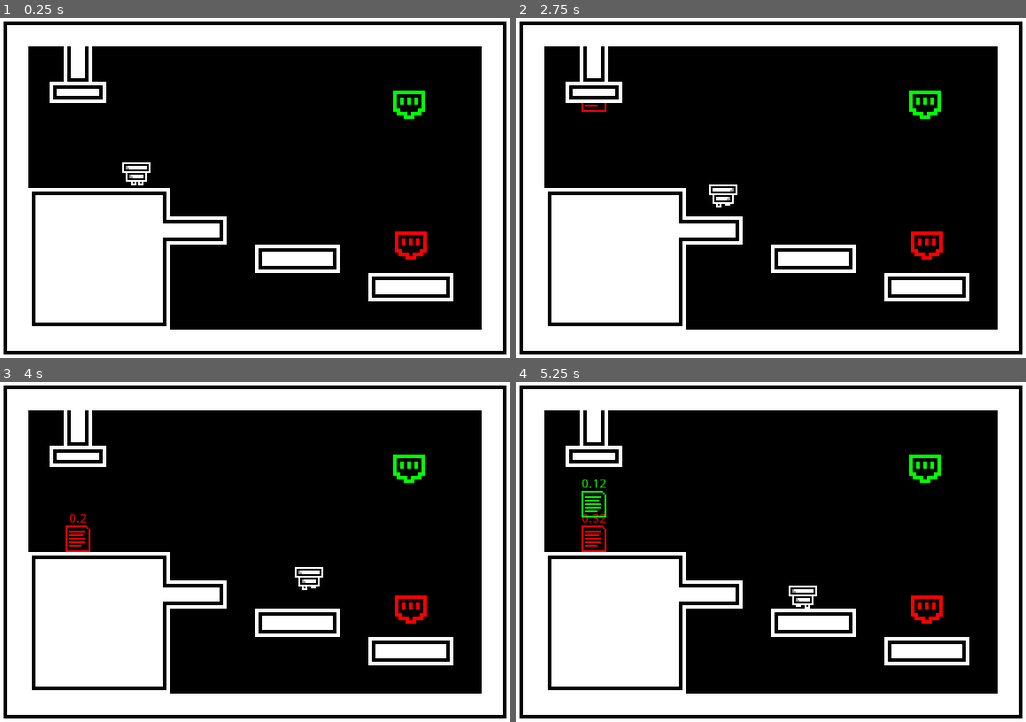
Above: before the commit, frames 1-4 (two rows, left to right).
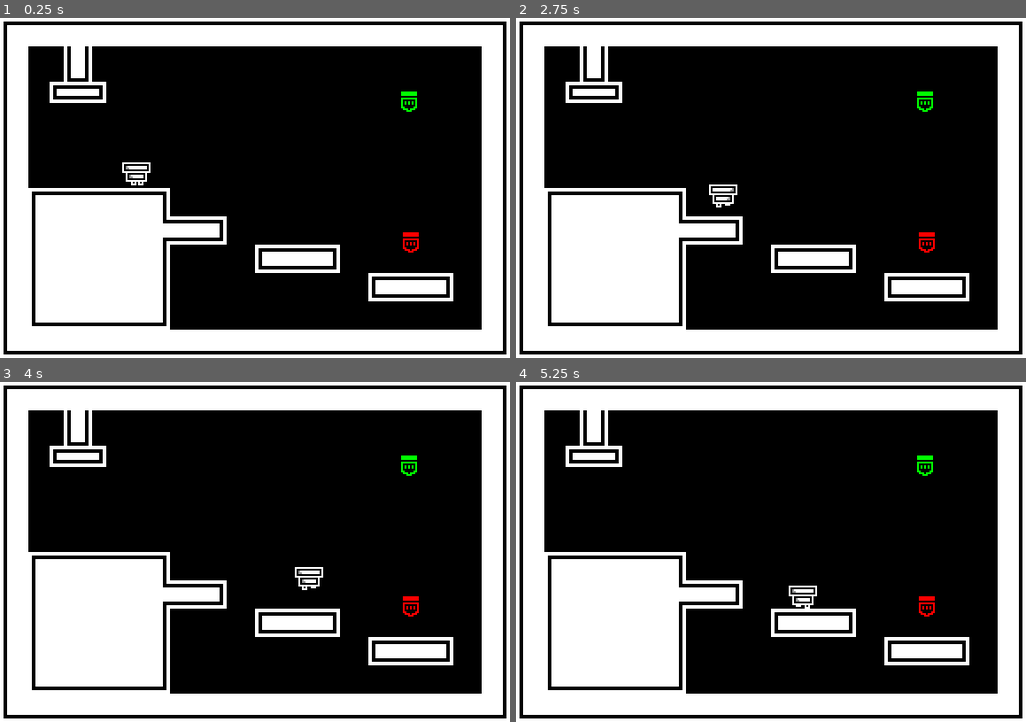
Above: after the commit, the same moments.

Repository: DanielKilgallon/Latency-Game
Game: Godot game, scene res://World.tscn
The game is run twice, just before and just after one commit, with the same random seed, the same clock (stepped at 60 frames per second) and the same inputs.
Inputs:
- Up to frame 1 (0.25 s): no input
- Up to frame 2 (2.75 s): tap Enter (ui_accept) at 0.5, 0.6, 2.3 s; hold Right (ui_right) 0.53-2.03 s; tap Space (jump, bound only before the commit) at 0.77, 1.07, 1.52, 1.55, 1.82, 2.1 s; tap F (throw, bound only after the commit) at 0.8, 1.35 s; hold Left (ui_left) from 2.03 s (still down)
- Up to frame 3 (4 s): release Left (ui_left) at 2.78 s; hold Right (ui_right) from 2.78 s (still down); tap Enter (ui_accept) at 2.85 s; tap Space (jump, bound only before the commit) at 3.02, 3.32, 3.77, 3.8 s; tap F (throw, bound only after the commit) at 3.05, 3.6 s
- Up to frame 4 (5.25 s): tap Space (jump, bound only before the commit) at 4.07, 4.52, 4.82 s; release Right (ui_right) at 4.28 s; hold Left (ui_left) 4.28-5.03 s; tap Enter (ui_accept) at 4.35 s; hold Right (ui_right) from 5.03 s (still down); tap F (throw, bound only after the commit) at 5.1 s

The runs differ from the first frame. In frame 1, 0.5% of the frame differs, in the area x 77-84%, y 21-72%; in frame 2, 0.6%; in frame 3, 0.7%; in frame 4, 1.0%, in the area x 12-84%, y 21-72%.

Commit message:
added throwing

Diff:
--- a/Packet.gd
+++ b/Packet.gd
@@ -6,10 +6,32 @@
 
 func _ready():
 	randomize()
-	modulate = color_arr[packet_type]
+	$Sprite.modulate = color_arr[packet_type]
 
-func _process(delta):
+func _process(_delta):
 	$Label.text = str(packet_latency) #+ str(randi() % 9 + 1)
+
+func destroy():
+	queue_free()
+
+func glow():
+	$Glow.visible = true
+
+func unglow():
+	$Glow.visible = false
+
+func interact(player):
+	$CollisionShape2D.disabled = true
+	get_parent().remove_child(self)
+	player.add_child(self)
+	self.linear_velocity = Vector2.ZERO
+	self.sleeping = true
+	self.position = player.get_node('PacketPoint').position
+
+func wake_up(start_position):
+	self.sleeping = false
+	$CollisionShape2D.disabled = false
+	self.position = start_position
 
 func _on_Timer_timeout():
 	packet_latency = packet_latency + .01
--- a/Packet.tscn
+++ b/Packet.tscn
@@ -1,7 +1,8 @@
-[gd_scene load_steps=4 format=2]
+[gd_scene load_steps=5 format=2]
 
 [ext_resource path="res://assets/packet.png" type="Texture" id=1]
 [ext_resource path="res://Packet.gd" type="Script" id=2]
+[ext_resource path="res://assets/packet_glow.png" type="Texture" id=3]
 
 [sub_resource type="RectangleShape2D" id=1]
 extents = Vector2( 14.4, 15.4 )
@@ -29,4 +30,8 @@
 align = 1
 valign = 1
 
+[node name="Glow" type="Sprite" parent="."]
+visible = false
+texture = ExtResource( 3 )
+
 [connection signal="timeout" from="Timer" to="." method="_on_Timer_timeout"]
--- a/PacketSpawner.gd
+++ b/PacketSpawner.gd
@@ -15,5 +15,5 @@
 	packet_obj.position = position
 	get_parent().add_child(packet_obj)
 	var timer_time = $Timer.get_wait_time()
-	if timer_time > .5:
+	if timer_time > 1:
 		$Timer.set_wait_time(timer_time - timer_increase_ratio)
--- a/PacketSpawner.tscn
+++ b/PacketSpawner.tscn
@@ -12,7 +12,7 @@
 }
 
 [node name="Timer" type="Timer" parent="."]
-wait_time = 2.0
+wait_time = 5.0
 autostart = true
 
 [node name="Sprite" type="Sprite" parent="."]
--- a/Player.gd
+++ b/Player.gd
@@ -11,9 +11,11 @@
 var rotated: bool = false
 
 var localInteractable
+var heldPackets = []
 
-func _input(event):
-	interactWithObject()
+func _input(_event):
+	pickupObject()
+	throwObject()
 
 func _physics_process(_delta):
 	velocity.x = 0
@@ -38,23 +40,49 @@
 		if coyoteCount > 3:
 			can_jump = false
 
-	if can_jump && Input.is_action_just_pressed("jump"):
+	if can_jump && Input.is_action_just_pressed("ui_select"):
 		can_jump = false
 		velocity.y = -jumpvelocity
 		$AnimatedSprite.play("Jump")
+
+	var animation_name = $AnimatedSprite.get_animation()
+	if animation_name == "Jump" or animation_name == "Idle":
+		$AudioStreamPlayer.stop()
+	elif animation_name == "Walk":
+		if !$AudioStreamPlayer.playing:
+			$AudioStreamPlayer.play()
 
 	var snap = Vector2.DOWN * 32 if !can_jump else Vector2.ZERO
 
 	#returns a normalized velocity so the y value doesn't get ENORMOUS
 	velocity = move_and_slide_with_snap(velocity, snap, FLOOR)
 
-func setInteractable(interactable):
-	localInteractable = interactable
+	if !heldPackets.empty():
+		for packet in heldPackets:
+			packet.linear_velocity = Vector2.ZERO
+			packet.sleeping = true
 
-func interactWithObject():
-	if localInteractable != null and localInteractable.has_method("interact") and Input.is_action_just_released("interact"):
-		localInteractable.interact()
+func pickupObject():
+	if localInteractable != null and Input.is_action_just_released("ui_accept"):
+		localInteractable.interact(self)
+		heldPackets.append(localInteractable)
 
-func _on_PickupArea_area_entered(area):
-	if true:
-		setInteractable(area)
+func throwObject():
+	if !heldPackets.empty() and Input.is_action_just_released("throw"):
+		var packet = heldPackets.pop_front()
+		self.remove_child(packet)
+		get_parent().add_child(packet)
+		packet.wake_up($PacketPoint.global_position)
+		packet.apply_central_impulse(Vector2(200, -100))
+
+func _on_PickupArea_body_entered(body):
+	if body.is_in_group('Packets'):
+		if localInteractable != null:
+			localInteractable.unglow()
+		body.glow()
+		localInteractable = body
+
+func _on_PickupArea_body_exited(body):
+	if body == localInteractable and localInteractable != null:
+		localInteractable.unglow()
+	localInteractable = null
--- a/Player.tscn
+++ b/Player.tscn
@@ -1,10 +1,11 @@
-[gd_scene load_steps=9 format=2]
+[gd_scene load_steps=10 format=2]
 
 [ext_resource path="res://Player.gd" type="Script" id=1]
 [ext_resource path="res://assets/player/Idle1.png" type="Texture" id=2]
 [ext_resource path="res://assets/player/Idle2.png" type="Texture" id=3]
 [ext_resource path="res://assets/player/Run1.png" type="Texture" id=4]
 [ext_resource path="res://assets/player/Run2.png" type="Texture" id=5]
+[ext_resource path="res://assets/audio/walk.wav" type="AudioStream" id=6]
 
 [sub_resource type="SpriteFrames" id=2]
 animations = [ {
@@ -27,8 +28,8 @@
 [sub_resource type="RectangleShape2D" id=1]
 extents = Vector2( 15.5, 12 )
 
-[sub_resource type="CircleShape2D" id=3]
-radius = 30.0
+[sub_resource type="RectangleShape2D" id=3]
+extents = Vector2( 25, 20 )
 
 [node name="Player" type="KinematicBody2D"]
 pause_mode = 2
@@ -49,6 +50,14 @@
 [node name="PickupArea" type="Area2D" parent="."]
 
 [node name="PickupCollision" type="CollisionShape2D" parent="PickupArea"]
+position = Vector2( 0, -7 )
 shape = SubResource( 3 )
 
-[connection signal="area_entered" from="PickupArea" to="." method="_on_PickupArea_area_entered"]
+[node name="PacketPoint" type="Node2D" parent="."]
+position = Vector2( 0, -23 )
+
+[node name="AudioStreamPlayer" type="AudioStreamPlayer" parent="."]
+stream = ExtResource( 6 )
+
+[connection signal="body_entered" from="PickupArea" to="." method="_on_PickupArea_body_entered"]
+[connection signal="body_exited" from="PickupArea" to="." method="_on_PickupArea_body_exited"]
--- a/Port.gd
+++ b/Port.gd
@@ -8,4 +8,4 @@
 
 func _on_Port_body_entered(body):
 	if body.is_in_group("Packets") and body.packet_type == self.port_type:
-		print('match?')
+		body.destroy()
--- a/Port.tscn
+++ b/Port.tscn
@@ -17,4 +17,10 @@
 [node name="Sprite" type="Sprite" parent="."]
 texture = ExtResource( 1 )
 
+[node name="ColorRect" type="ColorRect" parent="."]
+margin_left = -9.0
+margin_top = -15.0
+margin_right = 9.0
+margin_bottom = -10.0
+
 [connection signal="body_entered" from="." to="." method="_on_Port_body_entered"]
--- a/project.godot
+++ b/project.godot
@@ -28,9 +28,17 @@
 
 [input]
 
-jump={
+ui_accept={
 "deadzone": 0.5,
-"events": [ Object(InputEventKey,"resource_local_to_scene":false,"resource_name":"","device":0,"alt":false,"shift":false,"control":false,"meta":false,"command":false,"pressed":false,"scancode":32,"physical_scancode":0,"unicode":0,"echo":false,"script":null)
+"events": [ Object(InputEventKey,"resource_local_to_scene":false,"resource_name":"","device":0,"alt":false,"shift":false,"control":false,"meta":false,"command":false,"pressed":false,"scancode":16777221,"physical_scancode":0,"unicode":0,"echo":false,"script":null)
+, Object(InputEventKey,"resource_local_to_scene":false,"resource_name":"","device":0,"alt":false,"shift":false,"control":false,"meta":false,"command":false,"pressed":false,"scancode":16777222,"physical_scancode":0,"unicode":0,"echo":false,"script":null)
+, Object(InputEventJoypadButton,"resource_local_to_scene":false,"resource_name":"","device":0,"button_index":0,"pressure":0.0,"pressed":false,"script":null)
+, Object(InputEventKey,"resource_local_to_scene":false,"resource_name":"","device":0,"alt":false,"shift":false,"control":false,"meta":false,"command":false,"pressed":false,"scancode":69,"physical_scancode":0,"unicode":0,"echo":false,"script":null)
+ ]
+}
+throw={
+"deadzone": 0.5,
+"events": [ Object(InputEventKey,"resource_local_to_scene":false,"resource_name":"","device":0,"alt":false,"shift":false,"control":false,"meta":false,"command":false,"pressed":false,"scancode":70,"physical_scancode":0,"unicode":0,"echo":false,"script":null)
  ]
 }
 
Not shown, added: assets/audio/walk.wav.import
Binary file changed: assets/level/ethernet_base.png
Binary file added: assets/packet_glow.png
Not shown, added: assets/packet_glow.png.import
Not shown, changed: .github/workflows/main.yml
Not shown, added: assets/audio/walk.wav
